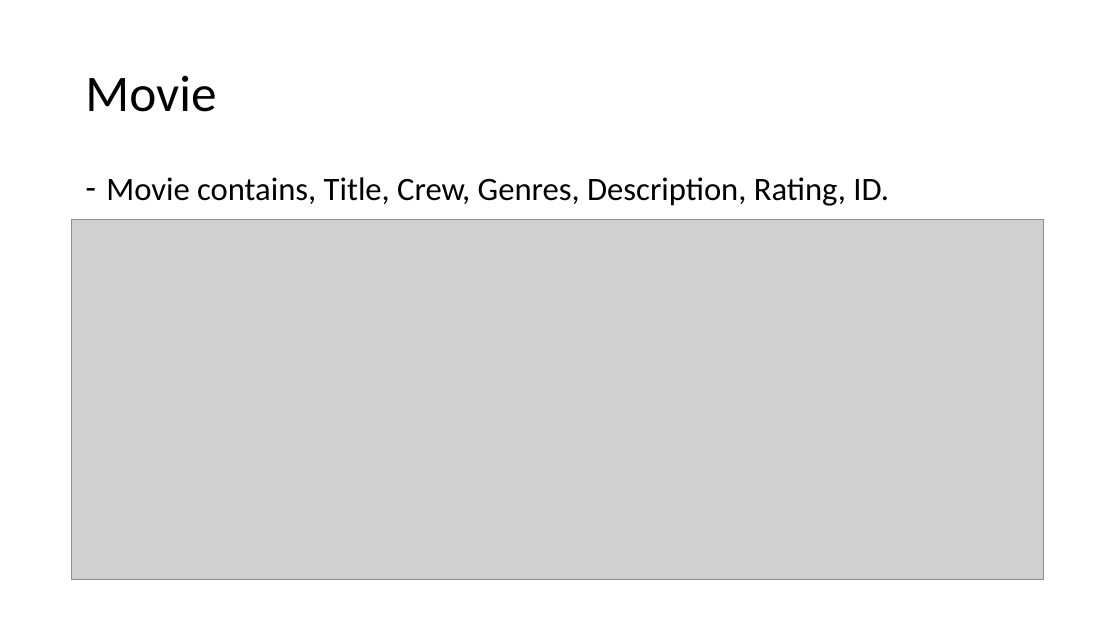
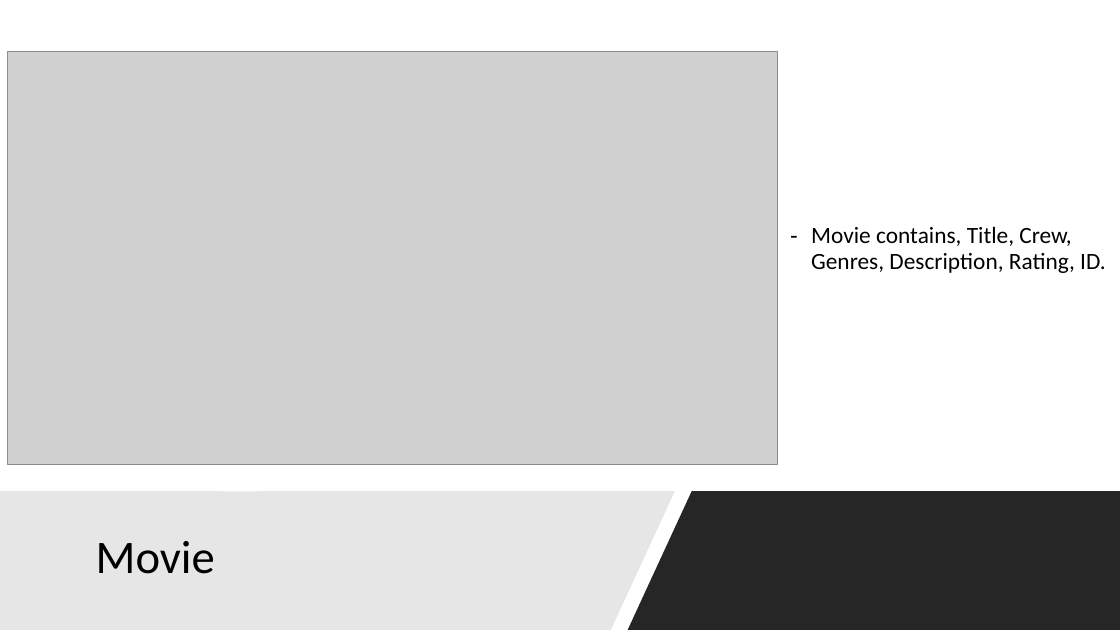
Before and after one commit to akhiln28/ontology_assignment1, a slide deck: slide 3 of presentation.pptx. Drawn at 1120x630 pixels with LibreOffice and Linux fonts; fonts in the diff are those of the drawing; grey boxes stand for pictures. Boxes give left, top, right and bottom in pixels: in the first picture for what was removed or moved away, otherwise in the second. Text is boxed around its words. In the diff, an @@ line names an element or a change of style, - is before the commit and + after.

```diff
--- a/presentation.pptx
+++ b/presentation.pptx
@@ picture added at (x1=8, y1=51, x2=777, y2=465) @@
@@ text "Movie contains, Title, Crew, Genres, ..." moved from (x1=106, y1=177, x2=889, y2=206) to (x1=811, y1=226, x2=1106, y2=273) @@
@@ text "Movie contains, Title, Crew, Genres, ..." at (x1=811, y1=226, x2=1106, y2=273): size 28 to 20 pt; vertical alignment top to middle @@
@@ picture removed at (x1=71, y1=220, x2=1044, y2=581) @@
@@ freeform shape added at (x1=0, y1=492, x2=675, y2=630), fill #E7E6E6 @@
@@ title "Movie" moved from (x1=85, y1=75, x2=216, y2=112) to (x1=96, y1=541, x2=215, y2=574) @@
@@ title "Movie" at (x1=96, y1=541, x2=215, y2=574): size 44 to 40 pt @@
@@ freeform shape added at (x1=628, y1=492, x2=1120, y2=630), fill #000000 at 85% opacity @@
```
Also in this commit, not shown: 3 other slides changed, 2 slides added, 1 slide removed, 2 other files.
